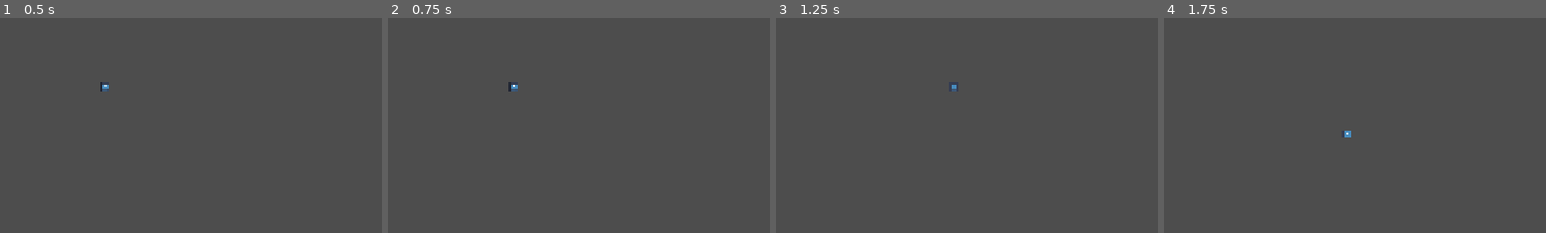
Above: before the commit, frames 1-4 (left to right).
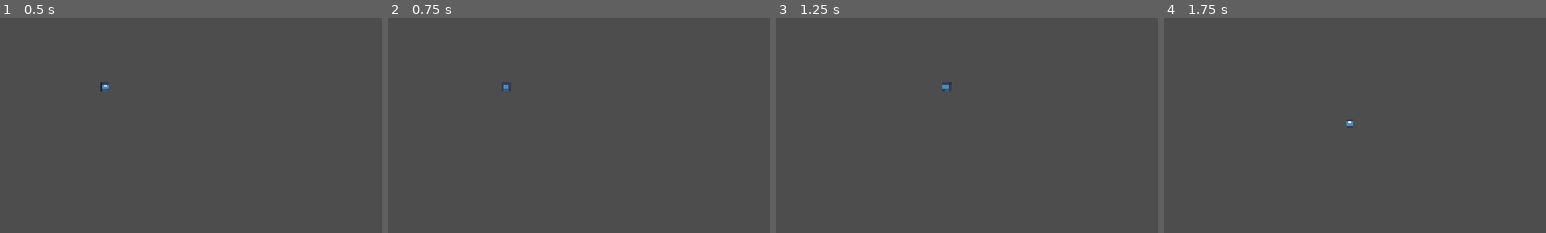
Above: after the commit, the same moments.

Repository: Mirkoalvarez/legion-of-doom
Game: Godot game, scene res://scenes/main/main.tscn
Same seed, same stepped clock (60 frames per second), same inputs: the game is played once before the commit and once after it. The engine's default icon, where the game draws it, is replaced by a stand-in: a white triangle on a blue panel in a dark square.
Inputs:
- Up to frame 1 (0.5 s): no input
- Up to frame 2 (0.75 s): tap Enter at 0.5 s; hold Right (move_right) from 0.53 s (still down)
- Up to frame 3 (1.25 s): keep holding Right (move_right)
- Up to frame 4 (1.75 s): tap Space at 1.25 s; release Right (move_right) at 1.28 s; hold S (move_down) from 1.28 s (still down)
The pictures show only the part of the screen within x 36-86%, y 34-84%; the shares and areas given below are measured in that part.

Frame 1 is identical in both runs. In frame 2, 0.1% of the frame differs, in the area x 30-34%, y 29-35%; in frame 3, less than 0.1%; in frame 4, less than 0.1%.

Commit message:
Agragadas colisiones y enemy

Diff:
--- a/project.godot
+++ b/project.godot
@@ -38,13 +38,13 @@
 move_left={
 "deadzone": 0.2,
 "events": [Object(InputEventKey,"resource_local_to_scene":false,"resource_name":"","device":0,"window_id":0,"alt_presse …(194 unchanged characters)…
-, Object(InputEventKey,"resource_local_to_scene":false,"resource_name":"","device":0,"window_id":0,"alt_pressed":false,"shift_pressed":false,"ctrl_pressed":false,"meta_pressed":false,"pressed":false,"keycode":0,"physical_keycode":68,"key_label":0,"unicode":0,"location":0,"echo":false,"script":null)
+, Object(InputEventKey,"resource_local_to_scene":false,"resource_name":"","device":0,"window_id":0,"alt_pressed":false,"shift_pressed":false,"ctrl_pressed":false,"meta_pressed":false,"pressed":false,"keycode":0,"physical_keycode":65,"key_label":0,"unicode":0,"location":0,"echo":false,"script":null)
 ]
 }
 move_right={
 "deadzone": 0.2,
 "events": [Object(InputEventKey,"resource_local_to_scene":false,"resource_name":"","device":0,"window_id":0,"alt_presse …(194 unchanged characters)…
-, Object(InputEventKey,"resource_local_to_scene":false,"resource_name":"","device":0,"window_id":0,"alt_pressed":false,"shift_pressed":false,"ctrl_pressed":false,"meta_pressed":false,"pressed":false,"keycode":0,"physical_keycode":65,"key_label":0,"unicode":0,"location":0,"echo":false,"script":null)
+, Object(InputEventKey,"resource_local_to_scene":false,"resource_name":"","device":0,"window_id":0,"alt_pressed":false,"shift_pressed":false,"ctrl_pressed":false,"meta_pressed":false,"pressed":false,"keycode":0,"physical_keycode":68,"key_label":0,"unicode":0,"location":0,"echo":false,"script":null)
 ]
 }
 dash={
@@ -57,3 +57,10 @@
 "events": [Object(InputEventKey,"resource_local_to_scene":false,"resource_name":"","device":0,"window_id":0,"alt_presse …(194 unchanged characters)…
 ]
 }
+
+[layer_names]
+
+2d_physics/layer_1="Player"
+2d_physics/layer_2="Enemies"
+2d_physics/layer_3="Projectiles_Player"
+2d_physics/layer_4="Pickups"
--- /dev/null
+++ b/scenes/actors/enemies/EnemyBasic.tscn
@@ -0,0 +1,20 @@
+[gd_scene load_steps=3 format=3 uid="uid://b0wdoh63scv42"]
+
+[ext_resource type="Script" uid="uid://bi5fsv8xt7dne" path="res://scenes/actors/enemies/enemy.gd" id="1_gejs6"]
+
+[sub_resource type="CircleShape2D" id="CircleShape2D_tiqlc"]
+radius = 14.0
+
+[node name="Enemy" type="CharacterBody2D" groups=["enemy"]]
+collision_layer = 2
+collision_mask = 5
+script = ExtResource("1_gejs6")
+
+[node name="Sprite2D" type="Sprite2D" parent="."]
+
+[node name="CollisionShape2D" type="CollisionShape2D" parent="."]
+shape = SubResource("CircleShape2D_tiqlc")
+
+[node name="HitCD" type="Timer" parent="."]
+wait_time = 0.4
+autostart = true
--- /dev/null
+++ b/scenes/actors/enemies/enemy.gd
@@ -0,0 +1,47 @@
+extends CharacterBody2D
+##
+## EnemyBasic.gd
+## - Persigue al jugador
+## - Recibe daño desde proyectiles
+## - Daño de contacto (opcional con cooldown)
+##
+
+@export var speed: float = 120.0
+@export var max_hp: int = 20
+@export var contact_damage: int = 10
+var hp: int
+
+var player: Node2D
+var can_hit := true  # para no pegar 100 veces por segundo
+
+func _ready() -> void:
+	hp = max_hp
+	add_to_group("enemy")
+	player = get_tree().get_first_node_in_group("player")
+
+	# Si tenés un Timer llamado HitCD:
+	if has_node("HitCD"):
+		var t := $HitCD as Timer
+		t.timeout.connect(func(): can_hit = true)
+
+func _physics_process(_dt: float) -> void:
+	if player and is_instance_valid(player):
+		var dir := (player.global_position - global_position).normalized()
+		velocity = dir * speed
+		move_and_slide()
+
+func damage(amount: int) -> void:
+	hp -= amount
+	if hp <= 0:
+		_die()
+
+func _die() -> void:
+	# (Opcional) instanciar una gema de XP acá
+	queue_free()
+
+# --- CONTACTO: si el Enemy toca al Player ---
+func _on_body_entered(body: Node) -> void:
+	if body.is_in_group("player") and can_hit:
+		if body.has_method("take_damage"):
+			body.take_damage(contact_damage)
+		can_hit = false  # espera el cooldown del Timer (si existe)
--- a/scenes/actors/player/player.gd
+++ b/scenes/actors/player/player.gd
@@ -1,18 +1,155 @@
 extends CharacterBody2D
+##
+## Player.gd (Godot 4, 2D)
+## - Movimiento con WASD
+## - Vida y daño con invulnerabilidad breve
+## - Señales para conectar HUD más adelante
+## - Hooks para Hurtbox/Magnet si los agregás como nodos hijos
+##
 
-@export var speed := 260.0
-@export var max_hp := 100
-var hp := 100
+# --- MOVIMIENTO ---
+@export var speed: float = 260.0           # velocidad base (px/s)
+@export var acceleration: float = 2000.0   # acelera hacia el input (suave)
+@export var friction: float = 2000.0       # frena cuando no hay input
+
+# --- VIDA / DAÑO ---
+@export var max_hp: int = 100
+@export var i_frames_time: float = 0.5     # invulnerabilidad tras recibir daño (segundos)
+var hp: int
+
+# --- DEBUG ---
+@export var print_collisions: bool = false # imprime colisiones al chocar
+
+# --- SEÑALES ---
+signal hp_changed(current: int, max_value: int)
+signal died
+
+# --- ESTADO INTERNO ---
+var _input_dir := Vector2.ZERO
+var _invulnerable := false
+
+# Timers internos
+var _i_frames_timer: Timer
 
 func _ready() -> void:
+	# Vida
 	hp = max_hp
+	emit_signal("hp_changed", hp, max_hp)
+
+	# Grupo
 	add_to_group("player")
 
-func _physics_process(_dt: float) -> void:
-	var dir := Vector2(
+	# Timer de invulnerabilidad
+	_i_frames_timer = Timer.new()
+	_i_frames_timer.wait_time = i_frames_time
+	_i_frames_timer.one_shot = true
+	_i_frames_timer.timeout.connect(_on_i_frames_timeout)
+	add_child(_i_frames_timer)
+
+	# Conexiones opcionales si existen nodos hijos (no rompen si no están)
+	# Hurtbox: Area2D para recibir contacto de enemigos
+	if has_node("Hurtbox"):
+		var hb := get_node("Hurtbox")
+		if hb.has_signal("body_entered"):
+			hb.body_entered.connect(_on_hurtbox_body_entered)
+		if hb.has_signal("area_entered"):
+			hb.area_entered.connect(_on_hurtbox_area_entered)
+
+	# Magnet: Area2D grande para atraer/recoger pickups
+	if has_node("Magnet"):
+		var mg := get_node("Magnet")
+		if mg.has_signal("area_entered"):
+			mg.area_entered.connect(_on_magnet_area_entered)
+
+func _process(_dt: float) -> void:
+	# Leer input en _process (más reactivo), mover en _physics_process
+	_input_dir = Vector2(
 		Input.get_action_strength("move_right") - Input.get_action_strength("move_left"),
 		Input.get_action_strength("move_down")  - Input.get_action_strength("move_up")
 	).normalized()
 
-	velocity = dir * speed
+func _physics_process(dt: float) -> void:
+	# Movimiento suave con aceleración/frenado
+	if _input_dir != Vector2.ZERO:
+		var desired := _input_dir * speed
+		velocity = velocity.move_toward(desired, acceleration * dt)
+	else:
+		velocity = velocity.move_toward(Vector2.ZERO, friction * dt)
+
 	move_and_slide()
+
+	# Debug de colisiones contra mundo/cuerpos
+	if print_collisions and get_slide_collision_count() > 0:
+		for i in get_slide_collision_count():
+			var col := get_slide_collision(i)
+			if col and col.get_collider():
+				print("Colisioné con: ", col.get_collider())
+
+# --- API PÚBLICA ---
+
+func heal(amount: int) -> void:
+	if amount <= 0: return
+	hp = clamp(hp + amount, 0, max_hp)
+	emit_signal("hp_changed", hp, max_hp)
+
+func take_damage(amount: int) -> void:
+	if amount <= 0: return
+	if _invulnerable: return
+
+	hp = clamp(hp - amount, 0, max_hp)
+	emit_signal("hp_changed", hp, max_hp)
+
+	# activar i-frames
+	_invulnerable = true
+	_i_frames_timer.start()
+	# (Opcional: parpadear sprite durante i-frames)
+	_blink_start()
+
+	if hp <= 0:
+		_die()
+
+# --- HANDLERS DE ÁREAS (opcionales) ---
+
+func _on_hurtbox_body_entered(body: Node) -> void:
+	# Si un enemigo (con grupo "enemy") me toca, recibir daño fijo de contacto
+	if body.is_in_group("enemy"):
+		take_damage(10)
+
+func _on_hurtbox_area_entered(area: Area2D) -> void:
+	# Si un área de daño enemigo me toca
+	if area.is_in_group("enemy_hitbox"):
+		if area.has_method("get_damage"):
+			take_damage(int(area.get_damage()))
+		else:
+			take_damage(10)
+
+func _on_magnet_area_entered(area: Area2D) -> void:
+	# Recoger XP/monedas si las pickups usan grupo "pickup"
+	if area.is_in_group("pickup"):
+		if area.has_method("collect"):
+			area.collect() # que la pickup se entregue a GameState y se borre
+		else:
+			area.queue_free()
+
+# --- PRIVADO ---
+
+func _on_i_frames_timeout() -> void:
+	_invulnerable = false
+	_blink_stop()
+
+func _die() -> void:
+	emit_signal("died")
+	queue_free()
+
+func _blink_start() -> void:
+	# Parpadeo simple del Sprite si existe (visual de invulnerabilidad)
+	if has_node("Sprite"):
+		var spr := get_node("Sprite") as CanvasItem
+		if spr:
+			spr.modulate.a = 0.5
+
+func _blink_stop() -> void:
+	if has_node("Sprite"):
+		var spr := get_node("Sprite") as CanvasItem
+		if spr:
+			spr.modulate.a = 1.0
--- a/scenes/main/main.tscn
+++ b/scenes/main/main.tscn
@@ -1,18 +1,40 @@
-[gd_scene load_steps=4 format=3 uid="uid://kxwb4fq37i2w"]
+[gd_scene load_steps=6 format=3 uid="uid://kxwb4fq37i2w"]
 
 [ext_resource type="Script" uid="uid://2vp5l2p65rd5" path="res://scenes/main/main.gd" id="1_hyk8p"]
 [ext_resource type="PackedScene" uid="uid://dxi5wj17qwnh0" path="res://scenes/actors/player/player.tscn" id="2_iuonh"]
 [ext_resource type="PackedScene" uid="uid://p4i8brg70eor" path="res://scenes/ui/hud.tscn" id="3_k2fmo"]
+[ext_resource type="PackedScene" uid="uid://b0wdoh63scv42" path="res://scenes/actors/enemies/EnemyBasic.tscn" id="4_l3cfh"]
+
+[sub_resource type="RectangleShape2D" id="RectangleShape2D_k2fmo"]
+size = Vector2(300, 30)
 
 [node name="Main" type="Node2D"]
 script = ExtResource("1_hyk8p")
+metadata/_edit_group_ = true
 
 [node name="Player" parent="." instance=ExtResource("2_iuonh")]
 position = Vector2(962, 535)
+collision_mask = 26
 slide_on_ceiling = false
+metadata/_edit_group_ = true
 
 [node name="Camera2D" type="Camera2D" parent="."]
 position = Vector2(960, 540)
 position_smoothing_enabled = true
 
 [node name="HUD" parent="." instance=ExtResource("3_k2fmo")]
+
+[node name="Wall" type="StaticBody2D" parent="."]
+collision_layer = 16
+collision_mask = 0
+
+[node name="CollisionShape2D" type="CollisionShape2D" parent="Wall"]
+modulate = Color(0, 0, 0, 1)
+position = Vector2(960, 663)
+shape = SubResource("RectangleShape2D_k2fmo")
+debug_color = Color(0, 0.6, 0.701961, 1)
+metadata/_edit_group_ = true
+
+[node name="Enemy" parent="." instance=ExtResource("4_l3cfh")]
+position = Vector2(600, 400)
+collision_mask = 21
Not shown, added: scenes/actors/enemies/enemy.gd.uid
